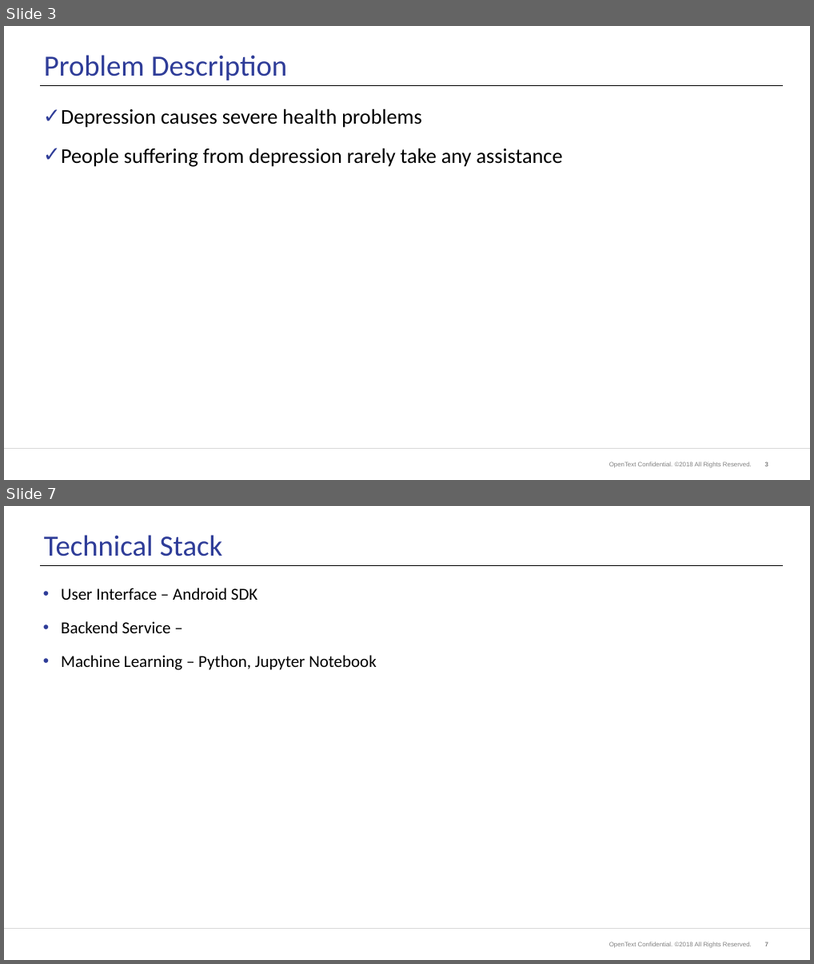
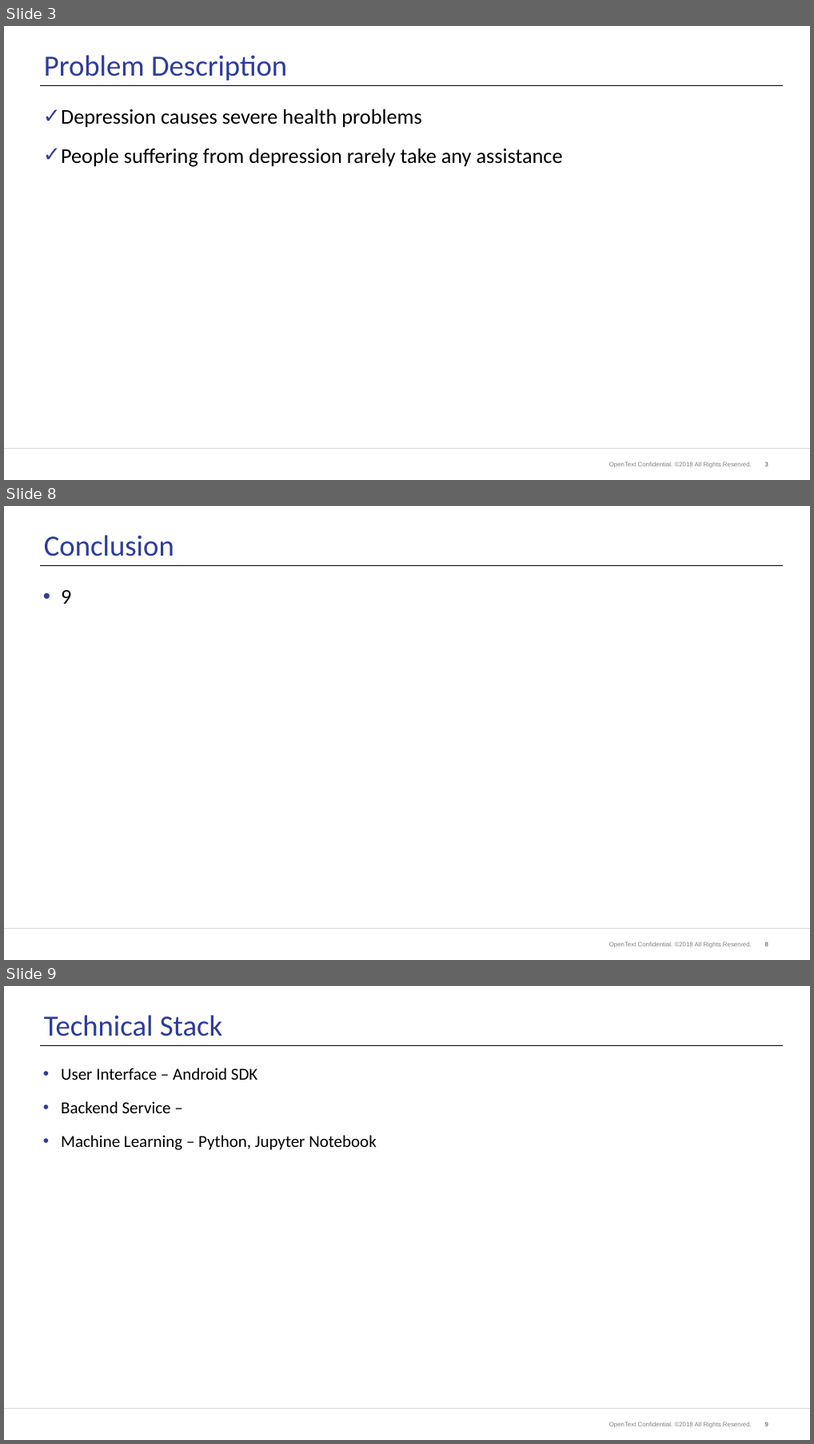
Before and after one commit to ela4490/Data-Science, a slide deck: DepressionTracker.pptx. Shown one above the other, each under a label of ours: slides 3 and 7 before the commit, slides 3, 8 and 9 after it; the slides between them are not shown. The pictures are 814x964 and 814x1444 pixels, drawn with LibreOffice and Linux fonts; fonts in the diff are those of the drawing; background and template pictures are left out. Boxes give left, top, right and bottom in pixels: in the first picture for what was removed or moved away, otherwise in the second. Text is boxed around its words. In the diff, an @@ line names an element or a change of style, - is before the commit and + after.

```diff
--- a/DepressionTracker.pptx
+++ b/DepressionTracker.pptx
@@ slide 8 added at [4,506,810,960], background #FFFFFF; not listed: 3 template elements that a slide beside it also shows @@
@@ title added at [44,535,174,556], 70 pt, text #2E3C98 @@
+Conclusion
@@ line added from (40, 565) to (783, 565), #000000 0.75 pt @@
@@ text added at [61,590,71,604], 50 pt, text #000000 @@
+• 9
@@ what was slide 7 is now slide 9 @@
```
Also in this commit, not shown: 4 slides changed, 2 other slides added, 1 slide removed, 1 other file.
